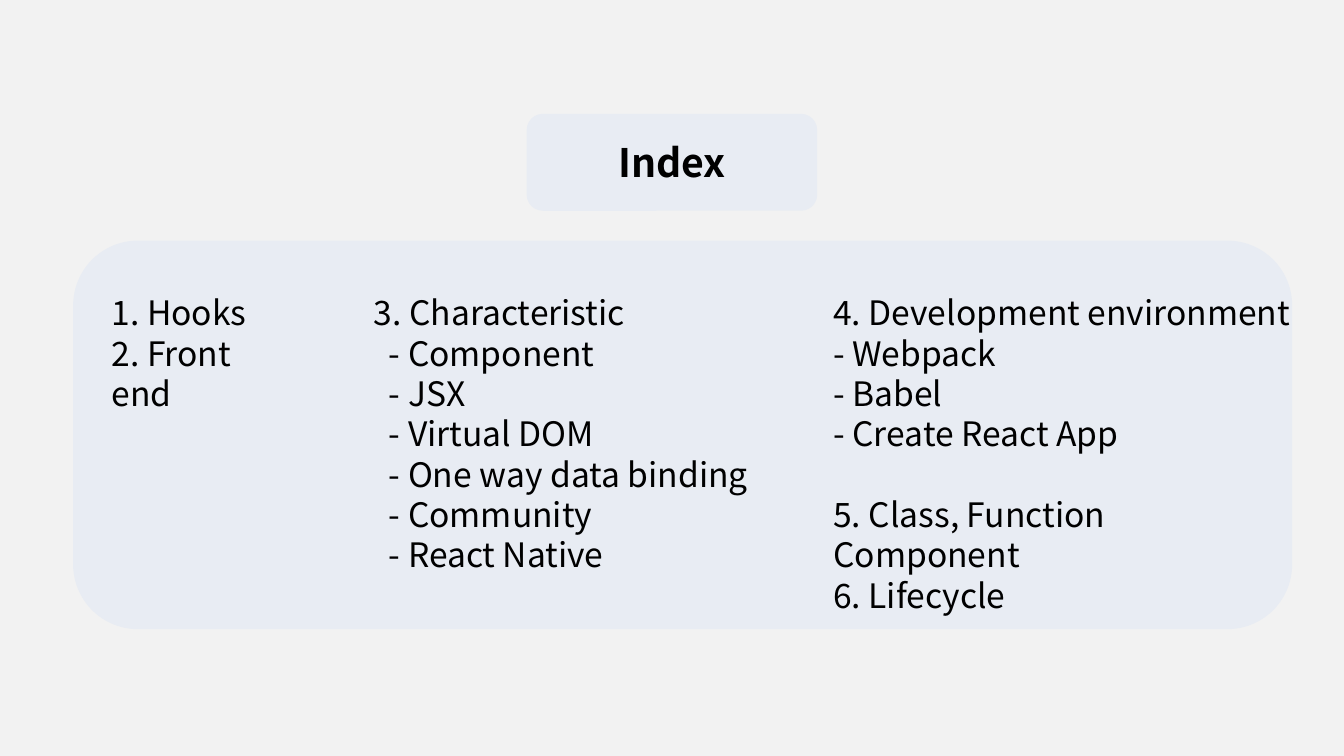
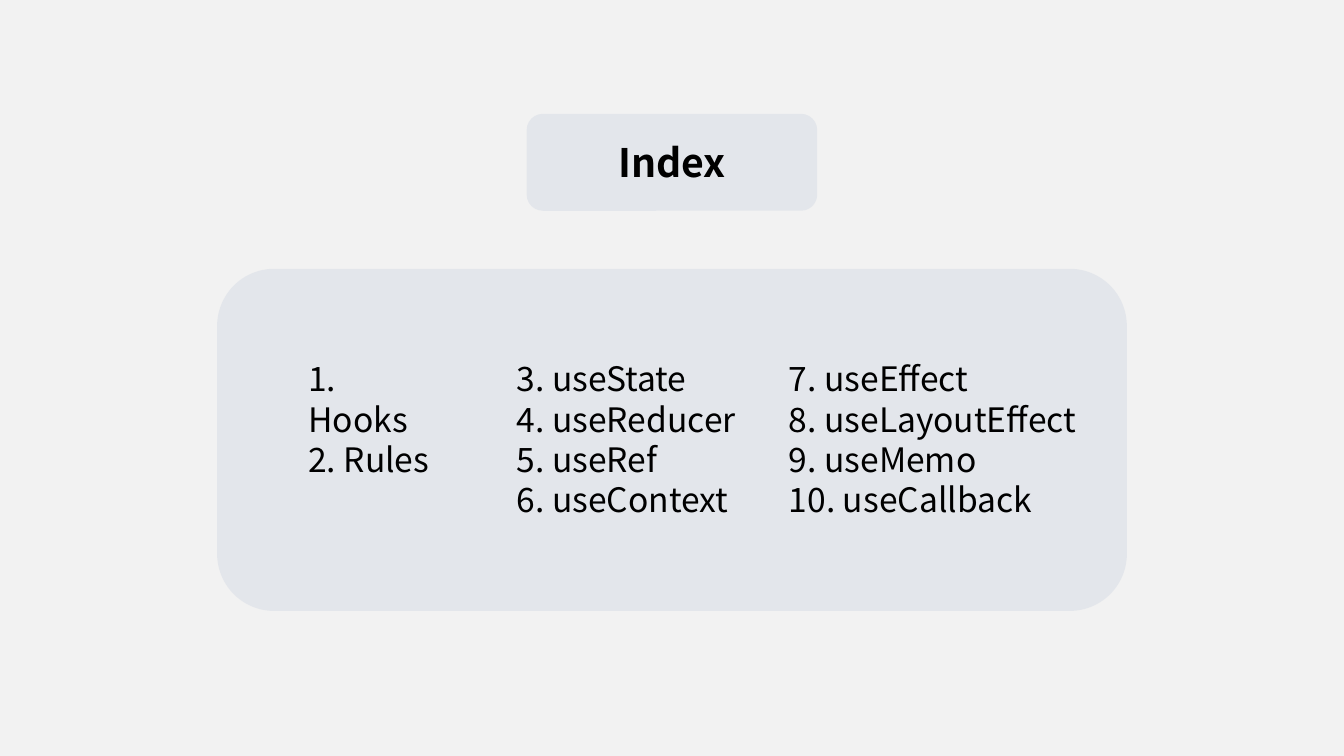
Before and after one commit to J3SUNG/Seminar, a slide deck: slide 2 of 210228_React_Hooks.pptx. Drawn at 1344x756 pixels with LibreOffice and Linux fonts; fonts in the diff are those of the drawing. Boxes give left, top, right and bottom in pixels: in the first picture for what was removed or moved away, otherwise in the second. Text is boxed around its words. In the diff, an @@ line names an element or a change of style, - is before the commit and + after.

```diff
--- a/210228_React_Hooks.pptx
+++ b/210228_React_Hooks.pptx
@@ rounded rectangle: place and size @@
-rounded rectangle at bbox=[74, 241, 1293, 629]
+rounded rectangle at bbox=[217, 269, 1127, 611]
@@ rounded rectangle at bbox=[217, 269, 1127, 611]: fill #DFE7F5 at 50% opacity to #D6DCE5 at 50% opacity @@
@@ text "1. Hooks": place and size @@
-text "1. Hooks" at bbox=[112, 298, 246, 407]
+text "1. Hooks" at bbox=[308, 367, 430, 473]
@@ text at bbox=[517, 366, 736, 513]: text changed @@
-3. Characteristic
-- Component
-- JSX
-- Virtual DOM
-- One way data binding
-- Community
-- React Native
+3. useState
+4. useReducer
+5. useRef
+6. useContext
@@ text at bbox=[789, 364, 1076, 513]: text changed @@
-4. Development environment
-- Webpack
-- Babel
-- Create React App
-5. Class, Function Component
-6. Lifecycle
+7. useEffect
+8. useLayoutEffect
+9. useMemo
+10. useCallback
@@ text at bbox=[308, 445, 430, 473]: text changed @@
-2. Front end
+2. Rules
```
Also in this commit, not shown: 24 other slides changed.
